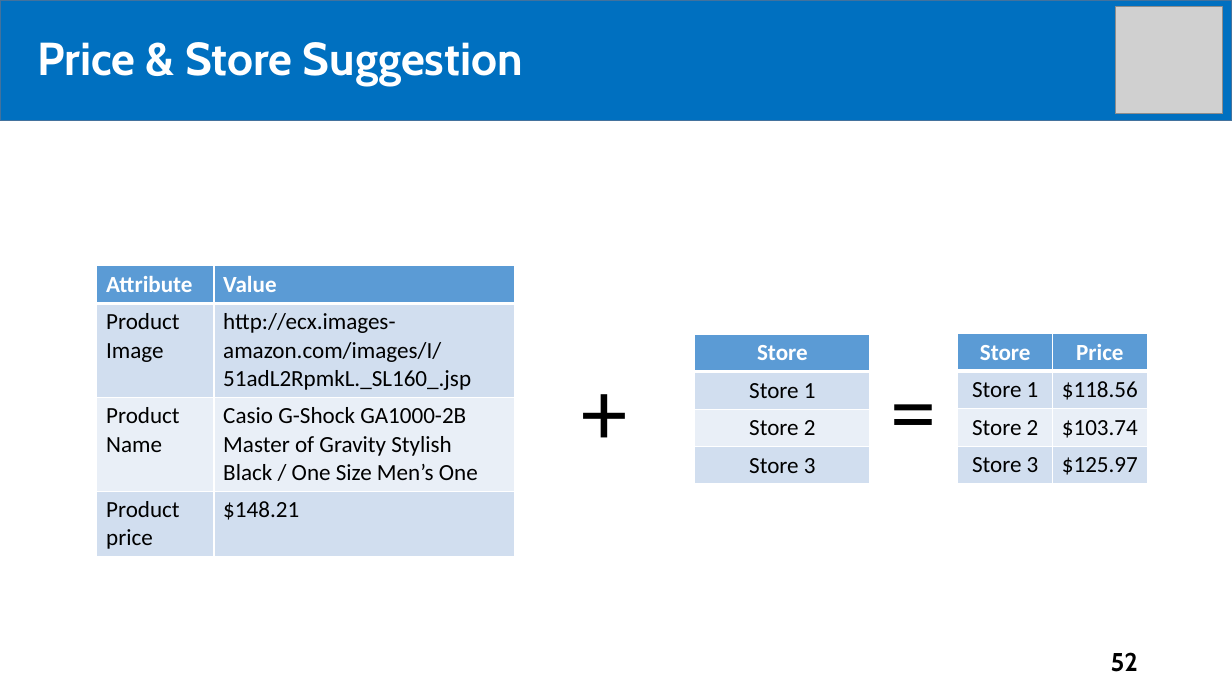
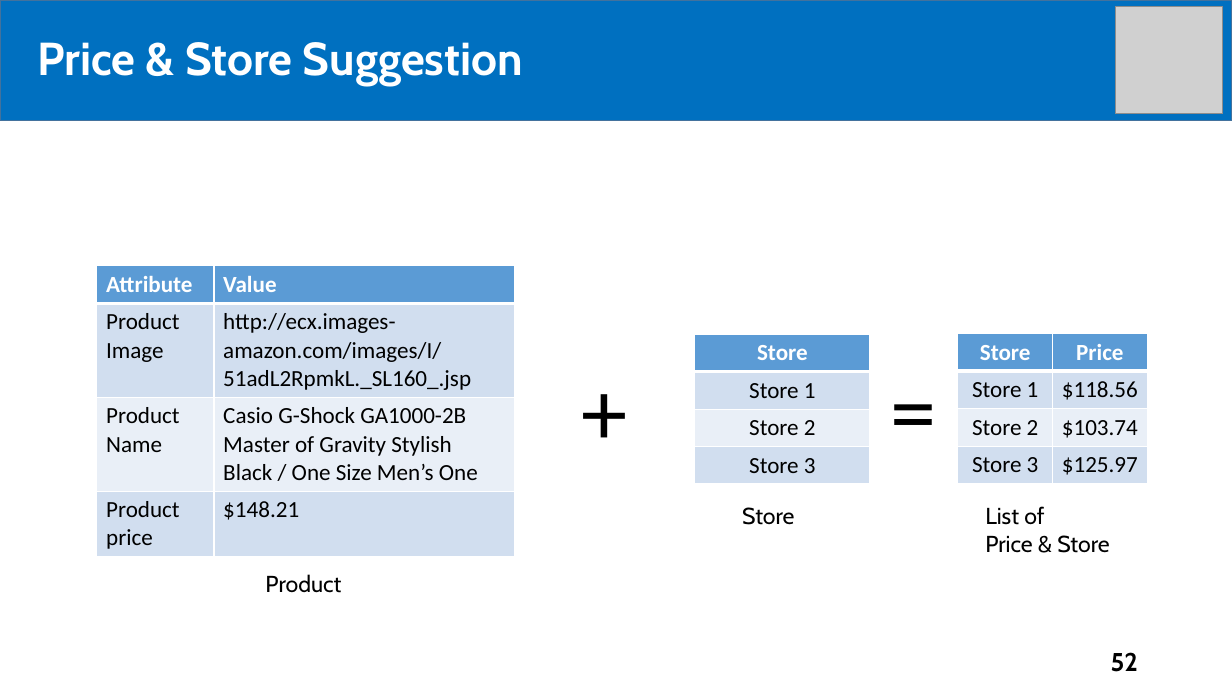
Before and after one commit to tiendan3108/CP, a slide deck: slide 52 of Source/Presentation/PreFinalPresentation.pptx. Drawn at 1232x693 pixels with LibreOffice and Linux fonts; fonts in the diff are those of the drawing; grey boxes stand for pictures. Boxes give left, top, right and bottom in pixels: in the first picture for what was removed or moved away, otherwise in the second. Text is boxed around its words. In the diff, an @@ line names an element or a change of style, - is before the commit and + after.

Commit message:
update slide

```diff
--- a/Source/Presentation/PreFinalPresentation.pptx
+++ b/Source/Presentation/PreFinalPresentation.pptx
@@ text added at (x1=742, y1=507, x2=794, y2=525), 18 pt, text #000000 @@
+Store
@@ text added at (x1=985, y1=506, x2=1109, y2=553), 18 pt, text #000000 @@
+List of
+Price & Store
@@ text added at (x1=265, y1=574, x2=341, y2=593), 18 pt, text #000000 @@
+Product
```
Also in this commit, not shown: 4 other slides changed.
